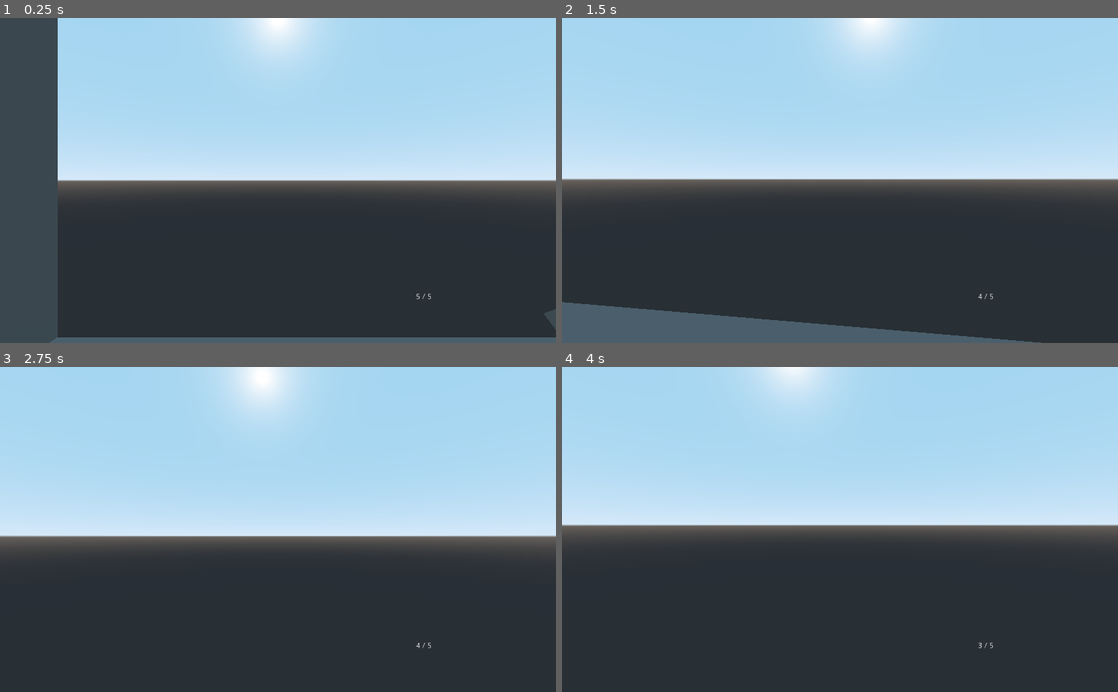
Above: before the commit, frames 1-4 (two rows, left to right).
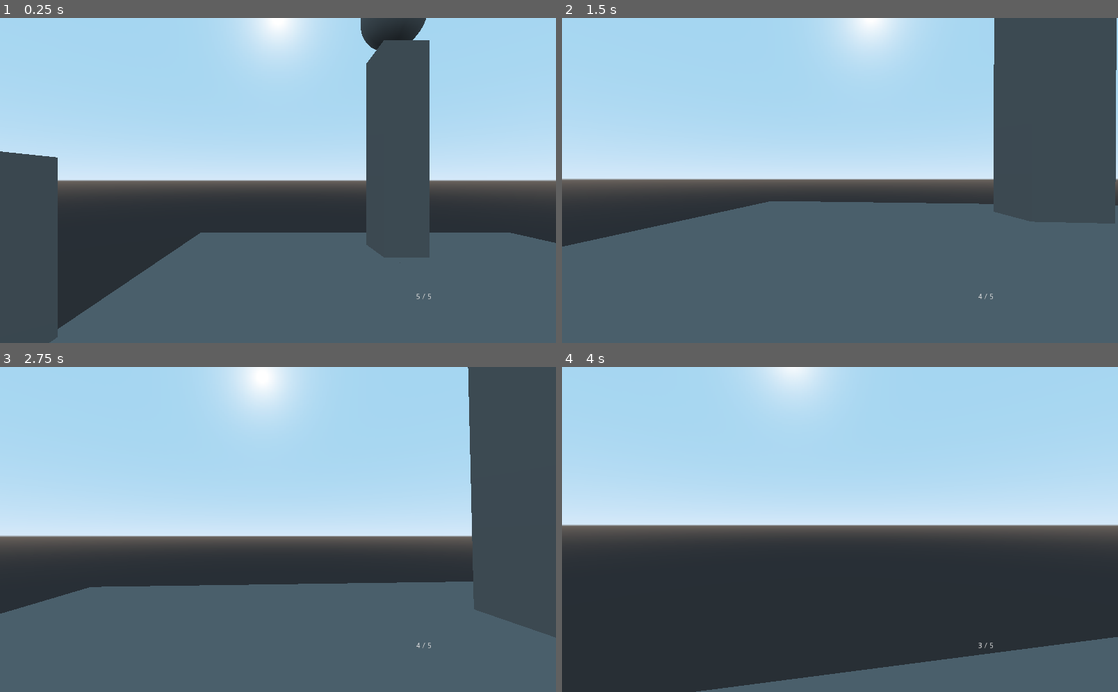
Above: after the commit, the same moments.

Repository: Mike149x/Game2021
Game: Godot game, scene res://MainScene.tscn
Same seed, same stepped clock (60 frames per second), same inputs: the game is played once before the commit and once after it.
Inputs (mouse positions are in pixels of both pictures, inside the frame that each line leads up to):
- Up to frame 1 (0.25 s): no input
- Up to frame 2 (1.5 s): move the mouse to (867, 180) at 0.52 s; hold W (move_forward) from 0.53 s (still down); tap E (Interact) at 0.6 s; tap Space (jump) at 0.77 s; move the mouse to (812, 180) at 1.27 s; click (812, 180) at 1.35 s
- Up to frame 3 (2.75 s): keep holding W (move_forward); tap Space (jump) at 1.52 s; move the mouse to (289, 523) at 2.02 s; tap E (Interact) at 2.1 s
- Up to frame 4 (4 s): keep holding W (move_forward); move the mouse to (834, 536) at 2.77 s; click (834, 536) at 2.85 s; tap Space (jump) at 3.02, 3.77 s; move the mouse to (878, 532) at 3.52 s; tap E (Interact) at 3.6 s

The runs differ from the first frame. In frame 1, 36% of the frame differs, in the area x 0-100%, y 0-99%; in frame 2, 46%, in the area x 0-100%, y 0-100%; in frame 3, 41%; in frame 4, 6.5%.

Commit message:
World Editing

Diff:
--- /dev/null
+++ b/SuperStockTrader/Enemy.tscn
@@ -0,0 +1,17 @@
+[gd_scene load_steps=3 format=2]
+
+[sub_resource type="SphereMesh" id=1]
+
+[sub_resource type="SphereShape" id=2]
+
+[node name="Enemy" type="StaticBody" groups=[
+"Enemies",
+]]
+transform = Transform( 1, 0, 0, 0, 1, 0, 0, 0, 1, -5.68815, 2.94749, 8.71775 )
+
+[node name="MeshInstance" type="MeshInstance" parent="."]
+mesh = SubResource( 1 )
+material/0 = null
+
+[node name="CollisionShape" type="CollisionShape" parent="."]
+shape = SubResource( 2 )
--- a/SuperStockTrader/FirstPerson.tscn
+++ b/SuperStockTrader/FirstPerson.tscn
@@ -12,7 +12,9 @@
 radius = 0.5
 mid_height = 1.5
 
-[node name="FirstPerson" type="KinematicBody"]
+[node name="FirstPerson" type="KinematicBody" groups=[
+"Player",
+]]
 script = ExtResource( 1 )
 
 [node name="Head" type="Spatial" parent="."]
--- a/SuperStockTrader/MainScene.tscn
+++ b/SuperStockTrader/MainScene.tscn
@@ -1,9 +1,10 @@
-[gd_scene load_steps=10 format=2]
+[gd_scene load_steps=9 format=2]
 
 [ext_resource path="res://FirstPerson.tscn" type="PackedScene" id=1]
 [ext_resource path="res://MainScene.gd" type="Script" id=2]
 [ext_resource path="res://Interactables/InteractableLightSwitch.gd" type="Script" id=3]
 [ext_resource path="res://default_env.tres" type="Environment" id=4]
+[ext_resource path="res://Enemy.tscn" type="PackedScene" id=5]
 
 [sub_resource type="CubeMesh" id=1]
 
@@ -11,10 +12,6 @@
 
 [sub_resource type="SpatialMaterial" id=3]
 albedo_color = Color( 1, 0, 0, 1 )
-
-[sub_resource type="SphereMesh" id=4]
-
-[sub_resource type="SphereShape" id=5]
 
 [node name="MainScene" type="Spatial"]
 script = ExtResource( 2 )
@@ -42,28 +39,28 @@
 [node name="CollisionShape" type="CollisionShape" parent="Ground2/StaticBody"]
 shape = SubResource( 2 )
 
-[node name="Tent1" type="MeshInstance" parent="."]
-transform = Transform( -1.54543e-07, 3.09086e-08, 10, 3.53553, 0.707107, 0, -3.53553, 0.707107, -4.37114e-07, 20, 4.572, 4 )
+[node name="Ground3" type="MeshInstance" parent="."]
+transform = Transform( 10, 0, 0, 0, 1, 0, 0, 0, 10, 20, -1, -20 )
 mesh = SubResource( 1 )
 material/0 = null
 
-[node name="StaticBody" type="StaticBody" parent="Tent1"]
+[node name="StaticBody" type="StaticBody" parent="Ground3"]
 
-[node name="CollisionShape" type="CollisionShape" parent="Tent1/StaticBody"]
+[node name="CollisionShape" type="CollisionShape" parent="Ground3/StaticBody"]
 shape = SubResource( 2 )
 
-[node name="Tent2" type="MeshInstance" parent="."]
-transform = Transform( -1.54543e-07, -3.09086e-08, 10, -3.53553, 0.707107, 0, -3.53553, -0.707107, -4.37114e-07, 20, 4.572, -4.5 )
+[node name="Ground4" type="MeshInstance" parent="."]
+transform = Transform( 10, 0, 0, 0, 1, 0, 0, 0, 10, 0, -1, -20 )
 mesh = SubResource( 1 )
 material/0 = null
 
-[node name="StaticBody" type="StaticBody" parent="Tent2"]
+[node name="StaticBody" type="StaticBody" parent="Ground4"]
 
-[node name="CollisionShape" type="CollisionShape" parent="Tent2/StaticBody"]
+[node name="CollisionShape" type="CollisionShape" parent="Ground4/StaticBody"]
 shape = SubResource( 2 )
 
 [node name="BigWall" type="MeshInstance" parent="."]
-transform = Transform( -4.37114e-07, 1, -4.37114e-07, 0, -4.37114e-08, -10, -10, -4.37114e-08, 1.91069e-14, -10.5, 3.747, 0 )
+transform = Transform( 1, 0, 0, 0, 5, 0, 0, 0, 10, -10.5, 2.747, 0 )
 mesh = SubResource( 1 )
 material/0 = null
 
@@ -71,6 +68,39 @@
 transform = Transform( 1, -4.44089e-16, 2.11758e-22, 0, 1, -8.35187e-22, 0, -4.44089e-16, 1, 0, 0, 0 )
 
 [node name="CollisionShape" type="CollisionShape" parent="BigWall/StaticBody"]
+shape = SubResource( 2 )
+
+[node name="Pillar" type="MeshInstance" parent="."]
+transform = Transform( 2, 0, 0, 0, 10, 0, 0, 0, 2, 11.2899, 9.05029, -22.356 )
+mesh = SubResource( 1 )
+material/0 = null
+
+[node name="StaticBody" type="StaticBody" parent="Pillar"]
+transform = Transform( 1, -4.44089e-16, 2.11758e-22, 0, 1, -8.35187e-22, 0, -4.44089e-16, 1, 0, 0, 0 )
+
+[node name="CollisionShape" type="CollisionShape" parent="Pillar/StaticBody"]
+shape = SubResource( 2 )
+
+[node name="Pillar2" type="MeshInstance" parent="."]
+transform = Transform( 2, 0, 0, 0, 10, 0, 0, 0, 2, 25.248, 0.343651, -10.8168 )
+mesh = SubResource( 1 )
+material/0 = null
+
+[node name="StaticBody" type="StaticBody" parent="Pillar2"]
+transform = Transform( 1, -4.44089e-16, 2.11758e-22, 0, 1, -8.35187e-22, 0, -4.44089e-16, 1, 0, 0, 0 )
+
+[node name="CollisionShape" type="CollisionShape" parent="Pillar2/StaticBody"]
+shape = SubResource( 2 )
+
+[node name="Pillar3" type="MeshInstance" parent="."]
+transform = Transform( 2, 0, 0, 0, 10, 0, 0, 0, 2, 7.08681, 4.11998, 2.76978 )
+mesh = SubResource( 1 )
+material/0 = null
+
+[node name="StaticBody" type="StaticBody" parent="Pillar3"]
+transform = Transform( 1, -4.44089e-16, 2.11758e-22, 0, 1, -8.35187e-22, 0, -4.44089e-16, 1, 0, 0, 0 )
+
+[node name="CollisionShape" type="CollisionShape" parent="Pillar3/StaticBody"]
 shape = SubResource( 2 )
 
 [node name="LightSwitchDemo" type="MeshInstance" parent="."]
@@ -88,58 +118,6 @@
 [node name="CollisionShape" type="CollisionShape" parent="LightSwitchDemo/StaticBody"]
 transform = Transform( 1, 0, 0, 0, 1, -8.35187e-23, 0, -8.35187e-23, 1, 0, 0, 0 )
 shape = SubResource( 2 )
-
-[node name="LightSwitchDemo2" type="MeshInstance" parent="."]
-transform = Transform( -4.37114e-08, 1, -4.37114e-08, 0, -4.37114e-08, -1, -1, -4.37114e-08, 1.91069e-15, 9.22607, 2.28409, -4.2301 )
-mesh = SubResource( 1 )
-material/0 = SubResource( 3 )
-
-[node name="StaticBody" type="StaticBody" parent="LightSwitchDemo2"]
-transform = Transform( 1, 0, 0, 0, 1, -8.35189e-23, 0, -8.35188e-23, 1, 0, 0, 0 )
-collision_layer = 2
-script = ExtResource( 3 )
-light = NodePath("../../SpotLight")
-on_by_default = false
-
-[node name="CollisionShape" type="CollisionShape" parent="LightSwitchDemo2/StaticBody"]
-transform = Transform( 1, 0, 0, 0, 1, -8.35187e-23, 0, -8.35187e-23, 1, 0, 0, 0 )
-shape = SubResource( 2 )
-
-[node name="Enemy1" type="StaticBody" parent="." groups=[
-"Enemies",
-]]
-transform = Transform( 1, 0, 0, 0, 1, 0, 0, 0, 1, -5.68815, 2.94749, 8.71775 )
-
-[node name="MeshInstance" type="MeshInstance" parent="Enemy1"]
-mesh = SubResource( 4 )
-material/0 = null
-
-[node name="CollisionShape" type="CollisionShape" parent="Enemy1"]
-shape = SubResource( 5 )
-
-[node name="Enemy2" type="StaticBody" parent="." groups=[
-"Enemies",
-]]
-transform = Transform( 1, 0, 0, 0, 1, 0, 0, 0, 1, 3.23351, 6.68904, 8.18391 )
-
-[node name="MeshInstance" type="MeshInstance" parent="Enemy2"]
-mesh = SubResource( 4 )
-material/0 = null
-
-[node name="CollisionShape" type="CollisionShape" parent="Enemy2"]
-shape = SubResource( 5 )
-
-[node name="Enemy3" type="StaticBody" parent="." groups=[
-"Enemies",
-]]
-transform = Transform( 1, 0, 0, 0, 1, 0, 0, 0, 1, 9.52185, 4.24367, 7.97833 )
-
-[node name="MeshInstance" type="MeshInstance" parent="Enemy3"]
-mesh = SubResource( 4 )
-material/0 = null
-
-[node name="CollisionShape" type="CollisionShape" parent="Enemy3"]
-shape = SubResource( 5 )
 
 [node name="UI" type="Control" parent="."]
 anchor_right = 1.0
@@ -179,12 +157,11 @@
 [node name="WorldEnvironment" type="WorldEnvironment" parent="."]
 environment = ExtResource( 4 )
 
-[node name="SpotLight" type="SpotLight" parent="."]
-transform = Transform( 1, 0, 0, 0, 1.19249e-08, 1, 0, -1, 1.19249e-08, 26.9509, 7.07764, 0 )
-spot_range = 9.37759
-spot_angle = 42.1875
+[node name="Enemy" parent="." instance=ExtResource( 5 )]
+transform = Transform( 3, 0, 0, 0, 3, 0, 0, 0, 3, 7.07258, 17.8368, 2.50745 )
 
-[node name="SpotLight2" type="SpotLight" parent="SpotLight"]
-transform = Transform( 1, 0, 0, 0, 1, 0, 0, 0, 1, -13.2884, 0, 0 )
-spot_range = 9.37759
-spot_angle = 42.1875
+[node name="Enemy2" parent="." instance=ExtResource( 5 )]
+transform = Transform( 3, 0, 0, 0, 3, 0, 0, 0, 3, 11.3468, 22.948, -23.0171 )
+
+[node name="Enemy3" parent="." instance=ExtResource( 5 )]
+transform = Transform( 3, 0, 0, 0, 3, 0, 0, 0, 3, 24.7189, 13.9942, -11.3271 )
